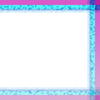
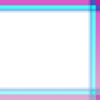
Layer changes from the first (100, 100) image to the second:
"Top": blend multiply → normal, painted on it over 0, 0, 100, 100
removed layer "Side" (was multiply) over 87, 0, 100, 100
removed layer "Layer 1" over 0, 87, 100, 100
